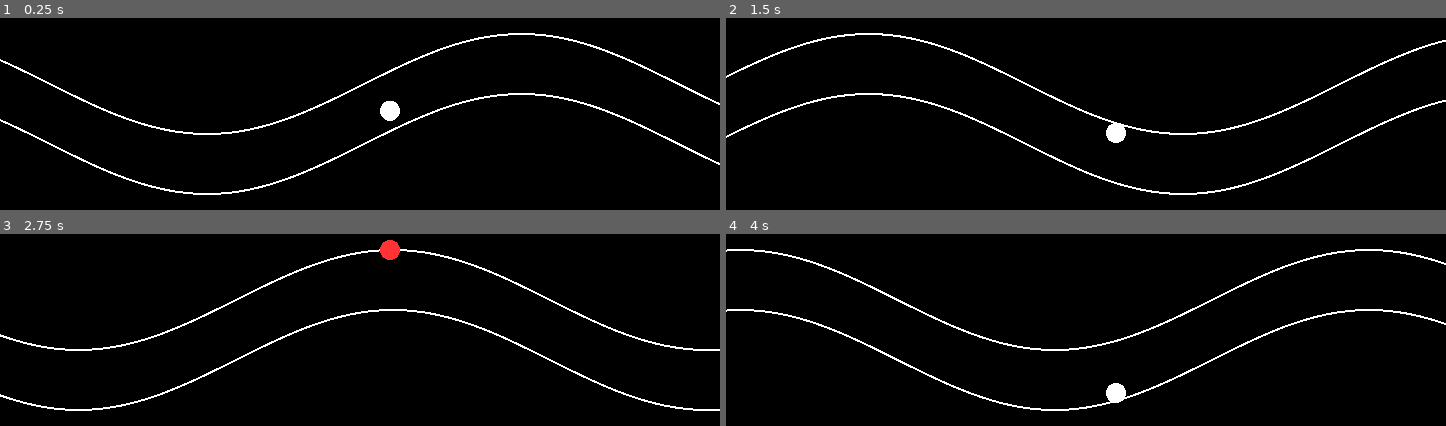
Above: before the commit, frames 1-4 (two rows, left to right).
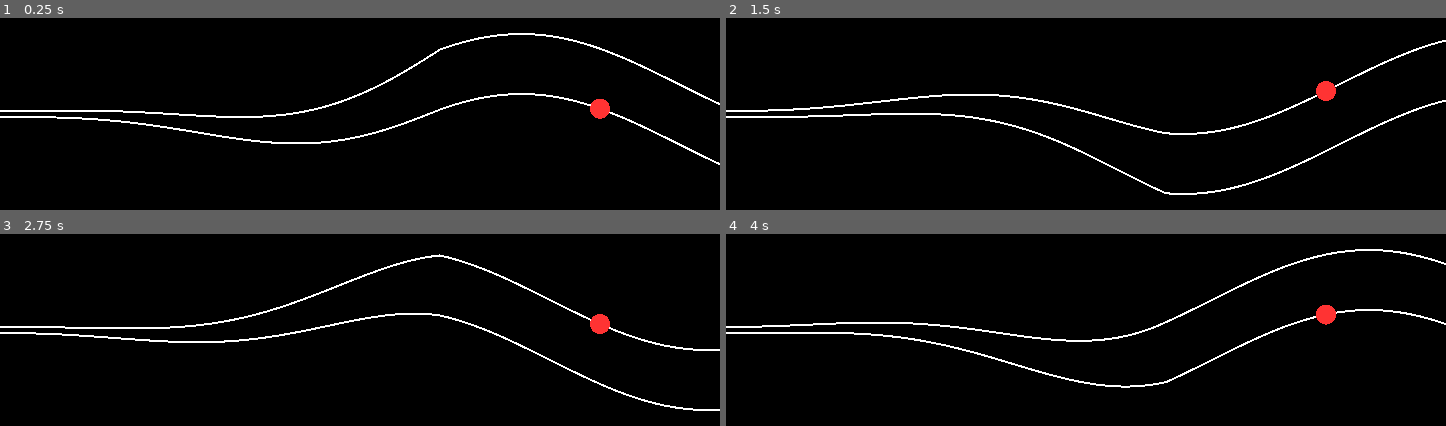
Above: after the commit, the same moments.

Repository: kpicaza/signal-riders
Game: Godot game, scene res://scenes/main.tscn
The game is run twice, just before and just after one commit, with the same random seed, the same clock (stepped at 60 frames per second) and the same inputs. The project has no main scene, so this scene is started directly.
Inputs (mouse positions are in pixels of both pictures, inside the frame that each line leads up to):
- Up to frame 1 (0.25 s): no input
- Up to frame 2 (1.5 s): tap Enter at 0.5 s; move the mouse to (1244, 96) at 0.52 s; hold Up (ui_up) 0.53-1.25 s; hold Shift 0.53-1.25 s; click (1244, 96) at 0.67 s; drag from (942, 131) to (1050, 185) at 1.27 s
- Up to frame 3 (2.75 s): move the mouse to (432, 251) at 2.02 s; hold Up (ui_up) from 2.03 s (still down); tap Ctrl at 2.1 s
- Up to frame 4 (4 s): release Up (ui_up) at 2.75 s; drag from (1050, 401) to (870, 276) at 2.77 s; move the mouse to (1302, 383) at 3.52 s; hold Down (ui_down) from 3.53 s (still down); tap Alt at 3.6 s

The runs differ from the first frame. In frame 1, 2.9% of the frame differs, in the area x 0-85%, y 16-93%; in frame 2, 2.9%; in frame 3, 2.9%, in the area x 0-85%, y 3-93%; in frame 4, 2.9%.

Commit message:
feat(game): create a progressive wave tunnel

Diff:
--- a/project.godot
+++ b/project.godot
@@ -18,6 +18,7 @@
 
 window/size/viewport_width=720
 window/size/viewport_height=360
+window/stretch/mode="canvas_items"
 
 [dotnet]
 
--- a/src/player_node.gd
+++ b/src/player_node.gd
@@ -2,7 +2,7 @@
 
 @onready var wave_node: Node2D = %Wave
 
-@export var hit_x: float = 390.0
+@export var hit_x: float = 600.0
 @export var follow_speed: float = 200.0
 @export var move_speed: float = 200.0
 
--- a/src/wave.gd
+++ b/src/wave.gd
@@ -6,9 +6,21 @@
 var frequency: float = 1.0
 var phase: float = 0.0
 var thickness: float = 40.0
+var min_thickness: float = 4.0    # grosor al nacer
+
+var spawn_y: float = 200.0
+var spawn_static_len: float = 40.0
+var spawn_blend_len: float = 40.0
 
 func get_y_at_x(x: float) -> float:
-	return base_y + amplitude * sin((x * x_scale * frequency) + phase)
+	var real_y := base_y + amplitude * sin((x * x_scale * frequency) + phase)
+
+	if x >= spawn_blend_len:
+		return real_y
+
+	var t := x / spawn_blend_len
+	var eased := t * t
+	return lerp(spawn_y, real_y, eased)
 
 func get_points(from_x: float, to_x: float, step: float) -> Array[Vector2]:
 	var pts: Array[Vector2] = []
@@ -20,5 +32,12 @@
 
 func get_band_at_x(x: float) -> WaveBand:
 	var center_y := get_y_at_x(x)
-	var half := thickness * 0.5
+	var eff_thickness := thickness
+
+	if x < spawn_blend_len:
+		var t := x / spawn_blend_len
+		var eased := t * t
+		eff_thickness = lerp(min_thickness, thickness, eased)
+
+	var half := eff_thickness * 0.5
 	return WaveBand.new(center_y - half, center_y, center_y + half)
--- a/src/wave_node.gd
+++ b/src/wave_node.gd
@@ -5,7 +5,10 @@
 func _ready():
 	var h := get_viewport_rect().size.y
 	wave.base_y = h * 0.5
+	wave.spawn_y = wave.base_y
+	wave.spawn_blend_len = 440.0
 	wave.thickness = 60.0
+	wave.min_thickness = 6.0
 
 func _process(delta):
 	wave.phase -= delta * 2.0
@@ -21,7 +24,7 @@
 
 	var x := 0.0
 	while x <= width:
-		var band := wave.get_band_at_x(x)
+		var band : WaveBand = wave.get_band_at_x(x)
 		var top := Vector2(x, band.top)
 		var bottom := Vector2(x, band.bottom)
 
--- a/tests/test_wave.gd
+++ b/tests/test_wave.gd
@@ -46,3 +46,53 @@
 	var band := wave.get_band_at_x(100.0)
 	assert_eq(band.get_height(), 40.0)
 	assert_eq(band.center, wave.get_y_at_x(100.0))
+
+func test_wave_reaches_real_wave_after_static_plus_blend():
+	var w := Wave.new()
+	w.base_y = 220.0
+	w.amplitude = 0.0
+	w.spawn_y = 200.0
+	w.spawn_static_len = 40.0
+	w.spawn_blend_len = 40.0
+
+	var y := w.get_y_at_x(80.0)
+	assert_eq(y, 220.0)
+
+func test_wave_starts_thin_and_at_spawn_y():
+	var w := Wave.new()
+	w.base_y = 200.0
+	w.spawn_y = 200.0
+	w.spawn_blend_len = 80.0
+	w.thickness = 60.0
+	w.min_thickness = 4.0
+
+	var band := w.get_band_at_x(0.0)
+	assert_eq(band.center, 200.0)
+	assert_eq(band.get_height(), 4.0)
+
+func test_wave_reaches_full_shape_at_spawn_len():
+	var w := Wave.new()
+	w.base_y = 200.0
+	w.spawn_y = 200.0
+	w.spawn_blend_len = 80.0
+	w.thickness = 60.0
+	w.min_thickness = 4.0
+	w.amplitude = 30.0
+
+	var band := w.get_band_at_x(80.0)
+	var real_y := w.base_y + w.amplitude * sin((80.0 * w.x_scale * w.frequency) + w.phase)
+
+	assert_eq(band.center, real_y)
+	assert_eq(band.get_height(), 60.0)
+
+func test_wave_midpoint_is_between_min_and_full():
+	var w := Wave.new()
+	w.base_y = 200.0
+	w.spawn_y = 200.0
+	w.spawn_blend_len = 80.0
+	w.thickness = 60.0
+	w.min_thickness = 4.0
+
+	var mid_band := w.get_band_at_x(40.0)
+	assert_gt(mid_band.get_height(), 4.0)
+	assert_lt(mid_band.get_height(), 60.0)
